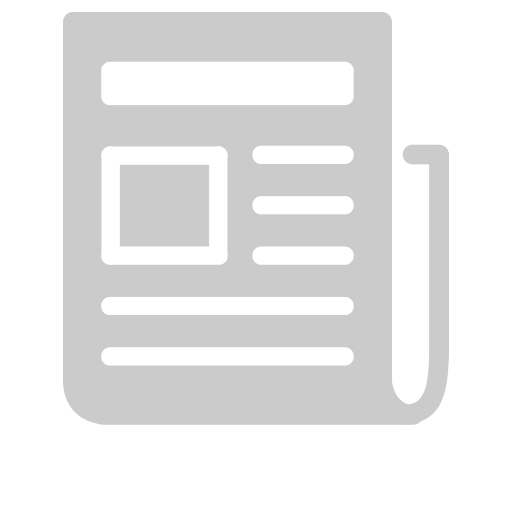
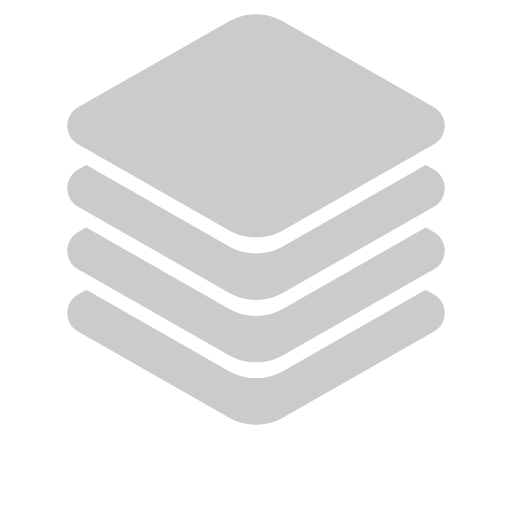
The second 512×512 image is a revision of the first. Changes to its layers:
added layer "database 2" in group "icons" over (x1=67, y1=14, x2=445, y2=425)
hid "newspaper_article" over (x1=63, y1=12, x2=449, y2=425)